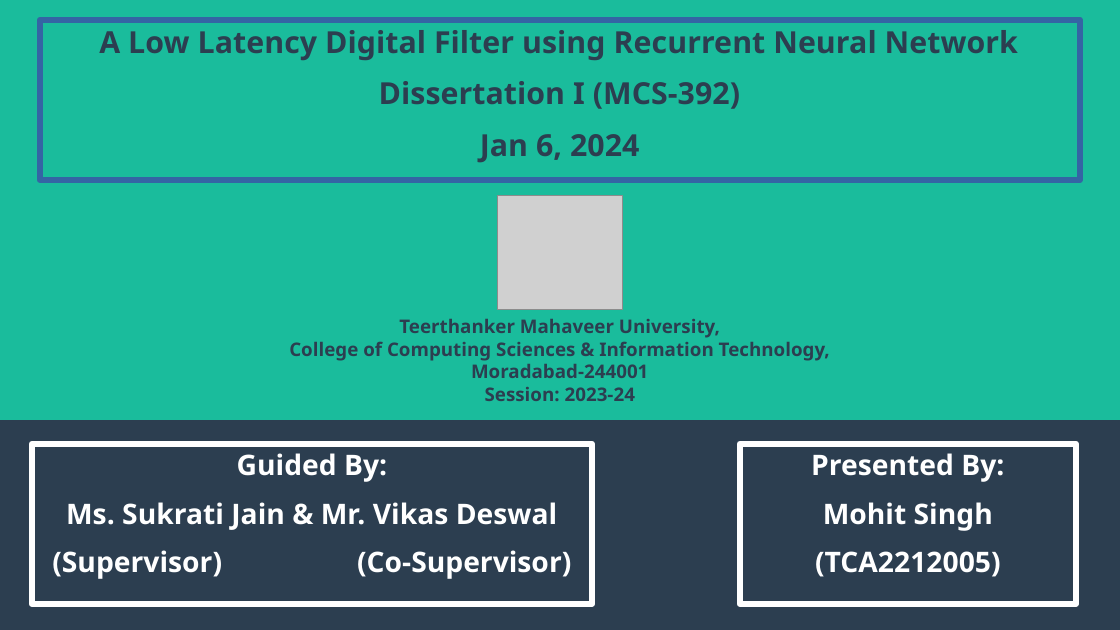
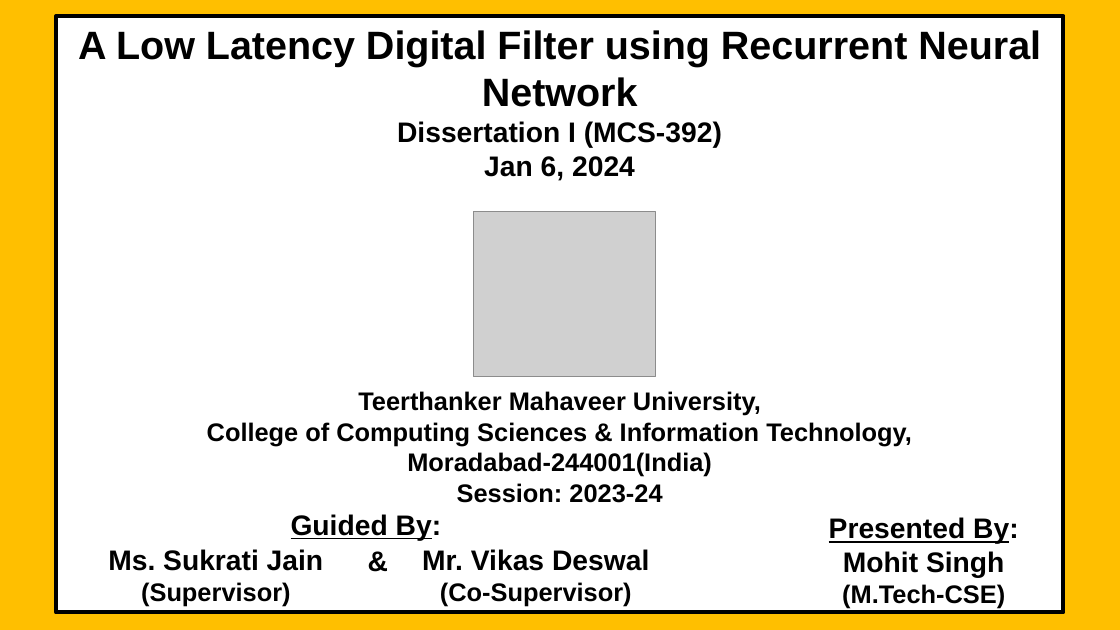
Before and after one commit to mohitlabs/Research, a slide deck: slide 1 of A Low Latency Digital Filter using Recurrent Neural Network/PPT/PresentationOld.pptx. Drawn at 1120x630 pixels with LibreOffice and Linux fonts; fonts in the diff are those of the drawing; grey boxes stand for pictures. Boxes give left, top, right and bottom in pixels: in the first picture for what was removed or moved away, otherwise in the second. Text is boxed around its words. In the diff, an @@ line names an element or a change of style, - is before the commit and + after.

```diff
--- a/A Low Latency Digital Filter using Recurrent Neural Network/PPT/PresentationOld.pptx
+++ b/A Low Latency Digital Filter using Recurrent Neural Network/PPT/PresentationOld.pptx
@@ background #FFFFFF to #FFBF00 @@
@@ rectangle removed at (0, 0, 1120, 630) @@
@@ rectangle removed at (0, 0, 1120, 420) @@
@@ rectangle "A Low Latency Digital Filter ...": place and size @@
-rectangle "A Low Latency Digital Filter ..." at (40, 20, 1080, 180)
+rectangle "A Low Latency Digital Filter ..." at (56, 16, 1064, 613)
@@ rectangle "A Low Latency Digital Filter ..." at (56, 16, 1064, 613): vertical alignment top to middle; fill none to #FFFFFF; outline #3465A4 4.51 pt to #000000 2.83 pt @@
@@ text in rectangle at (78, 30, 1041, 503): text changed; size 21.6 to 18 pt; font Noto Sans to Arial; text colour #2C3E50 to #000000 @@
-A Low Latency Digital Filter using Recurrent Neural Network
-Dissertation I (MCS-392)
-Jan 6, 2024
+A Low Latency Digital Filter using Recurrent Neural Network
+Dissertation I (MCS-392)
+Jan 6, 2024
+Teerthanker Mahaveer University,
+College of Computing Sciences & Information Technology,
+Moradabad-244001(India)
+Session: 2023-24
@@ picture: place and size @@
-picture at (497, 196, 623, 310)
+picture at (474, 212, 657, 377)
@@ text removed at (289, 319, 830, 401) @@
-Teerthanker Mahaveer University,
-College of Computing Sciences & Information Technology,
-Moradabad-244001
-Session: 2023-24
@@ rectangle removed at (32, 444, 592, 604) @@
-Guided By:
-Ms. Sukrati Jain & Mr. Vikas Deswal
-(Supervisor) (Co-Supervisor)
@@ text added at (291, 514, 442, 541), 20 pt, text #000000, bold, underline @@
+Guided By:
@@ text "Presented By: Mohit Singh": place and size @@
-text "Presented By: Mohit Singh" at (740, 444, 1076, 604)
+text "Presented By: Mohit Singh" at (829, 517, 1019, 609)
@@ text "Presented By: Mohit Singh" at (829, 517, 1019, 609): vertical alignment top to middle; outline #FFFFFF 4.51 pt to none @@
@@ text at (829, 517, 1019, 609): text changed; font Noto Sans to Arial; text colour #FFFFFF to #000000 @@
-Presented By:
-Mohit Singh
-(TCA2212005)
+Presented By:
+Mohit Singh
+(M.Tech-CSE)
@@ text added at (108, 549, 323, 606), 20 pt, text #000000, bold @@
+Ms. Sukrati Jain
+(Supervisor)
@@ text added at (360, 545, 395, 576), 20 pt, text #000000, bold @@
+&
@@ text added at (422, 549, 649, 606), 18 pt, text #000000, bold @@
+Mr. Vikas Deswal
+(Co-Supervisor)
```
Also in this commit, not shown: 3 other slides changed, 7 slides added, 7 slides removed, 3 other files.
